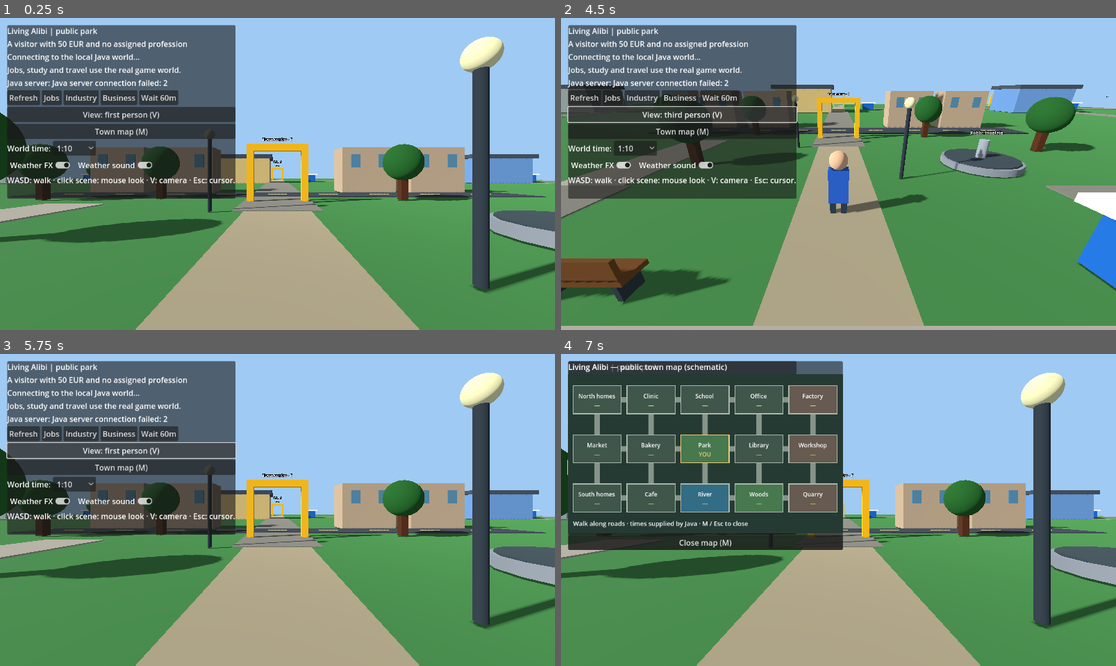
Above: before the commit, frames 1-4 (two rows, left to right).
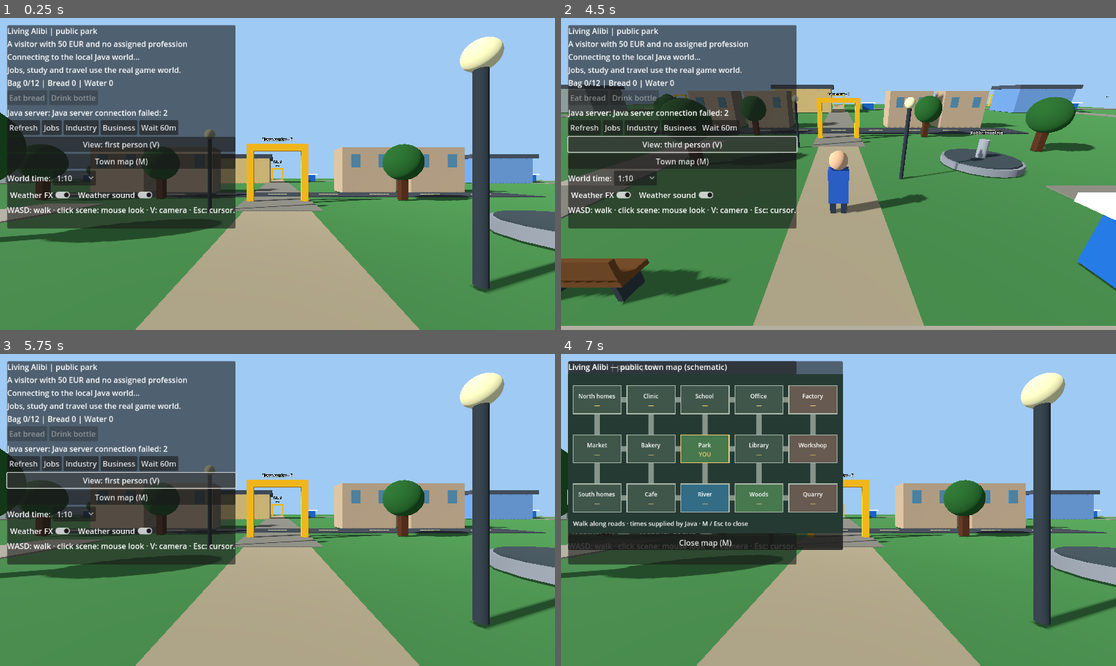
Above: after the commit, the same moments.

Repository: holovin777/living-alibi
Game: Godot game, scene res://scenes/park.tscn
The game is run twice, just before and just after one commit, with the same random seed, the same clock (stepped at 60 frames per second) and the same inputs.
Inputs:
- Up to frame 1 (0.25 s): no input
- Up to frame 2 (4.5 s): click "Refresh" at 0.5 s; click "Jobs" at 1.25 s; click "Industry" at 2 s; click "Business" at 2.75 s; click "Wait 60m" at 3.5 s; click "View: first person (V)" at 4.25 s
- Up to frame 3 (5.75 s): click "View: third person (V)" at 5 s
- Up to frame 4 (7 s): click "Town map (M)" at 5.75 s; click "1:10" at 6.5 s

The runs differ from the first frame. In frame 1, 12% of the frame differs, in the area x 1-43%, y 19-68%; in frame 2, 9.4%; in frame 3, 12%; in frame 4, 2.0%.

Commit message:
feat: finite market supplies, persistent player bag and food consumption

Diff:
--- a/godot/examples/WorldApi.gd
+++ b/godot/examples/WorldApi.gd
@@ -90,6 +90,12 @@
 func go_to(destination: String) -> void:
     _send("/actions/go", HTTPClient.METHOD_POST, {"destination": destination})
 
+func buy_product(id: String) -> void:
+    _send("/actions/buy", HTTPClient.METHOD_POST, {"productId": id})
+
+func consume_product(id: String) -> void:
+    _send("/actions/consume", HTTPClient.METHOD_POST, {"productId": id})
+
 func drink_from(source_id: String) -> void:
     _send("/actions/drink", HTTPClient.METHOD_POST, {"sourceId": source_id})
 
--- a/godot/scripts/ParkDemo.gd
+++ b/godot/scripts/ParkDemo.gd
@@ -61,6 +61,9 @@
 var _hint: Label
 var _view_button: Button
 var _jobs: Label
+var _bag_label: Label
+var _eat_button: Button
+var _water_button: Button
 var _map_panel: PanelContainer
 var _town_map
 var _travel_panel: PanelContainer
@@ -712,6 +715,17 @@
     _needs = Label.new()
     _needs.text = "Jobs, study and travel use the real game world."
     column.add_child(_needs)
+    _bag_label = Label.new()
+    _bag_label.text = "Bag: empty"
+    column.add_child(_bag_label)
+    var bag_row := HBoxContainer.new()
+    column.add_child(bag_row)
+    _eat_button = _button("Eat bread",_consume_product.bind("bread"))
+    _water_button = _button("Drink bottle",_consume_product.bind("water"))
+    bag_row.add_child(_eat_button)
+    bag_row.add_child(_water_button)
+    _eat_button.disabled = true
+    _water_button.disabled = true
     _message = Label.new()
     _message.text = "No forced mission. Find your own direction."
     _message.autowrap_mode = TextServer.AUTOWRAP_WORD_SMART
@@ -979,6 +993,14 @@
             _action_choices.add_child(_button("Apply: factory machinist",
                     _apply_job.bind("machinist")))
         "MARKET":
+            for item in _last_snapshot.get("shop",[]):
+                var id := str(item.get("id",""))
+                var stock := int(item.get("stock",0))
+                var choice := _button("Buy %s · %s EUR (%s left)" % [
+                    str(item.get("label",id)),str(item.get("price",0)),stock],_buy_product.bind(id))
+                choice.disabled = stock <= 0
+                choice.set_meta("sold_out",stock <= 0)
+                _action_choices.add_child(choice)
             _action_choices.add_child(_button("Apply: market assistant",
                     _apply_job.bind("shop-assistant")))
         "WORKSHOP":
@@ -1129,6 +1151,22 @@
         _action_panel.visible = false
         _api.work_shift()
 
+func _buy_product(id: String) -> void:
+    if _near_kiosk() and not _api.is_busy() and _connected:
+        _api.buy_product(id)
+
+func _consume_product(id: String) -> void:
+    if _connected and not _api.is_busy():
+        _api.consume_product(id)
+
+func _update_bag() -> void:
+    var player: Dictionary = _last_snapshot.get("player",{})
+    var bread := int(player.get("bread",0))
+    var water := int(player.get("bottledWater",0))
+    _bag_label.text = "Bag %s/12 | Bread %s | Water %s" % [bread+water,bread,water]
+    _eat_button.disabled = bread == 0 or int(player.get("hunger",0)) == 0
+    _water_button.disabled = water == 0 or int(player.get("thirst",0)) == 0
+
 func _drink(source_id: String) -> void:
     if _near_kiosk() and not _api.is_busy():
         _action_panel.visible = false
@@ -1222,6 +1260,7 @@
     _needs.text += "\nResidents present in this district: %s" % [
         str(snapshot.get("residents", []).size())
     ]
+    _update_bag()
     _town_map.update_world(_current_place, _locations)
     _render_residents()
     if _dialog_panel.visible:
@@ -1379,7 +1418,9 @@
         if node is Button:
             var same_place := node.has_meta("destination") and (
                     str(node.get_meta("destination")) == _current_place)
-            node.disabled = busy or same_place
+            node.disabled = busy or same_place or bool(node.get_meta("sold_out",false))
+    if not busy:
+        _update_bag()
 
 func _on_request_failed(message: String) -> void:
     if _dialog_pending:
Not shown, changed: server/src/main/java/com/holovin/npclife/GameController.java
Not shown, changed: server/src/main/java/com/holovin/npclife/GameSession.java
Not shown, changed: server/src/test/java/com/holovin/npclife/GameSessionTest.java
Not shown, changed: src/main/java/com/holovin/npclife/PlayerLife.java
Not shown, added: src/main/java/com/holovin/npclife/RetailLife.java
Not shown, changed: src/main/java/com/holovin/npclife/TownLife.java
Not shown, changed: src/main/java/com/holovin/npclife/WorldDatabase.java
